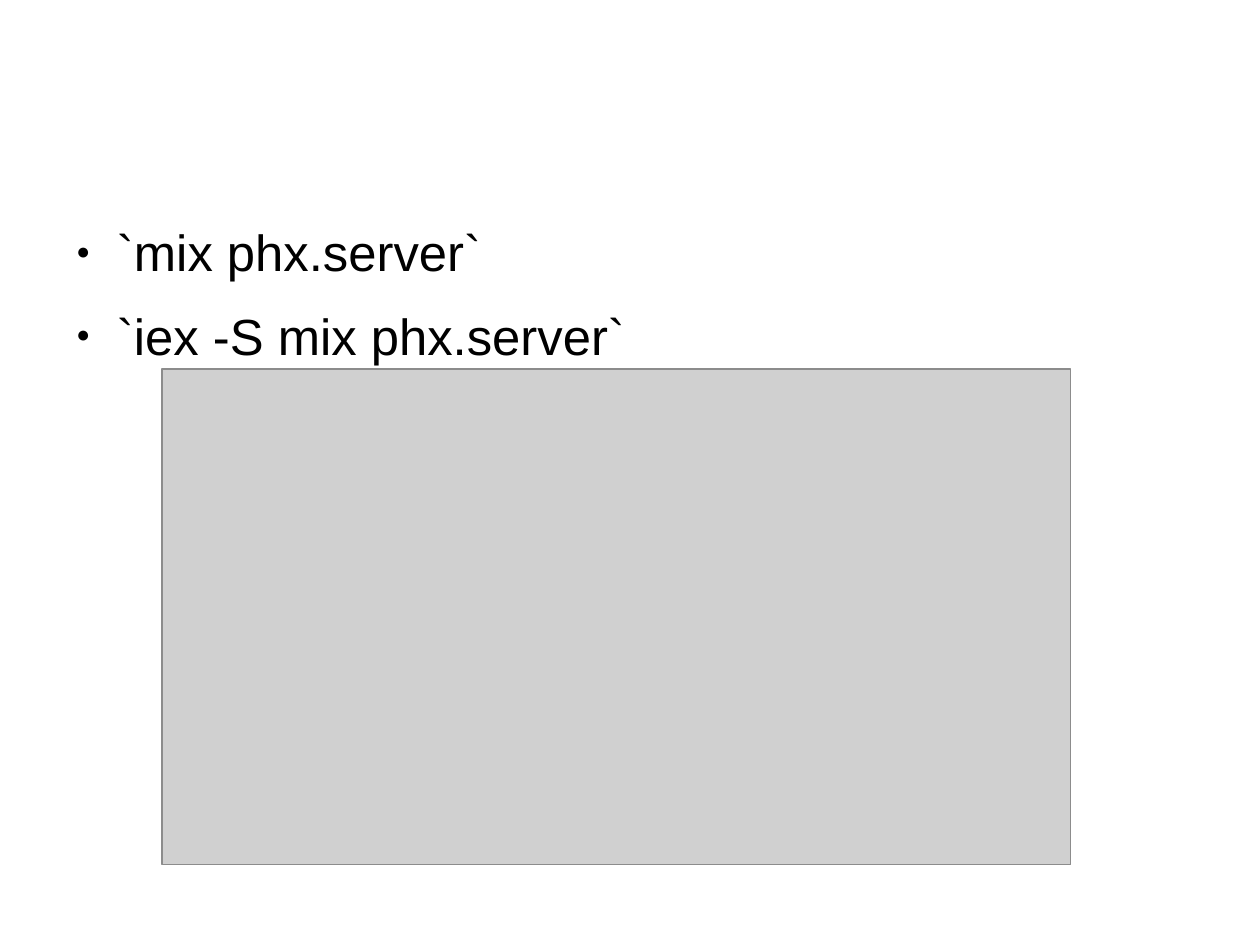
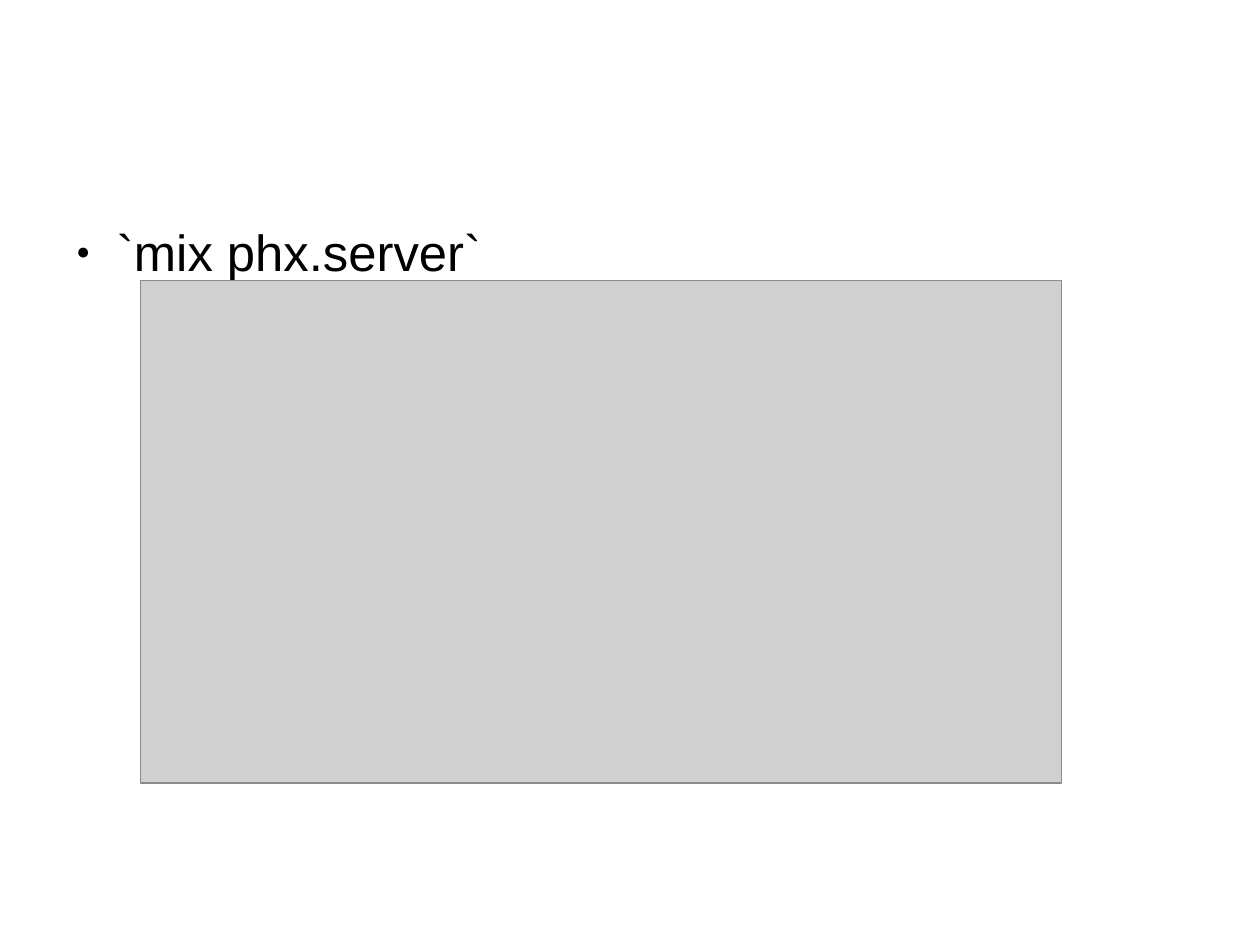
Before and after one commit to ramortegui/talks, a slide deck: slide 11 of odps/elixir-reactive-app.odp (slide 10 before the commit). Drawn at 1260x945 pixels with LibreOffice and Linux fonts; fonts in the diff are those of the drawing; grey boxes stand for pictures. Boxes give left, top, right and bottom in pixels: in the first picture for what was removed or moved away, otherwise in the second. Text is boxed around its words. In the diff, an @@ line names an element or a change of style, - is before the commit and + after.

```diff
--- a/odps/elixir-reactive-app.odp
+++ b/odps/elixir-reactive-app.odp
@@ picture: place and size @@
-picture at (162, 369, 1071, 866)
+picture at (141, 281, 1062, 783)
@@ text at (117, 317, 625, 365): paragraph removed @@
-● `iex -S mix phx.server`
```
Also in this commit, not shown: 8 other slides changed, 5 slides added, 2 slides removed.
